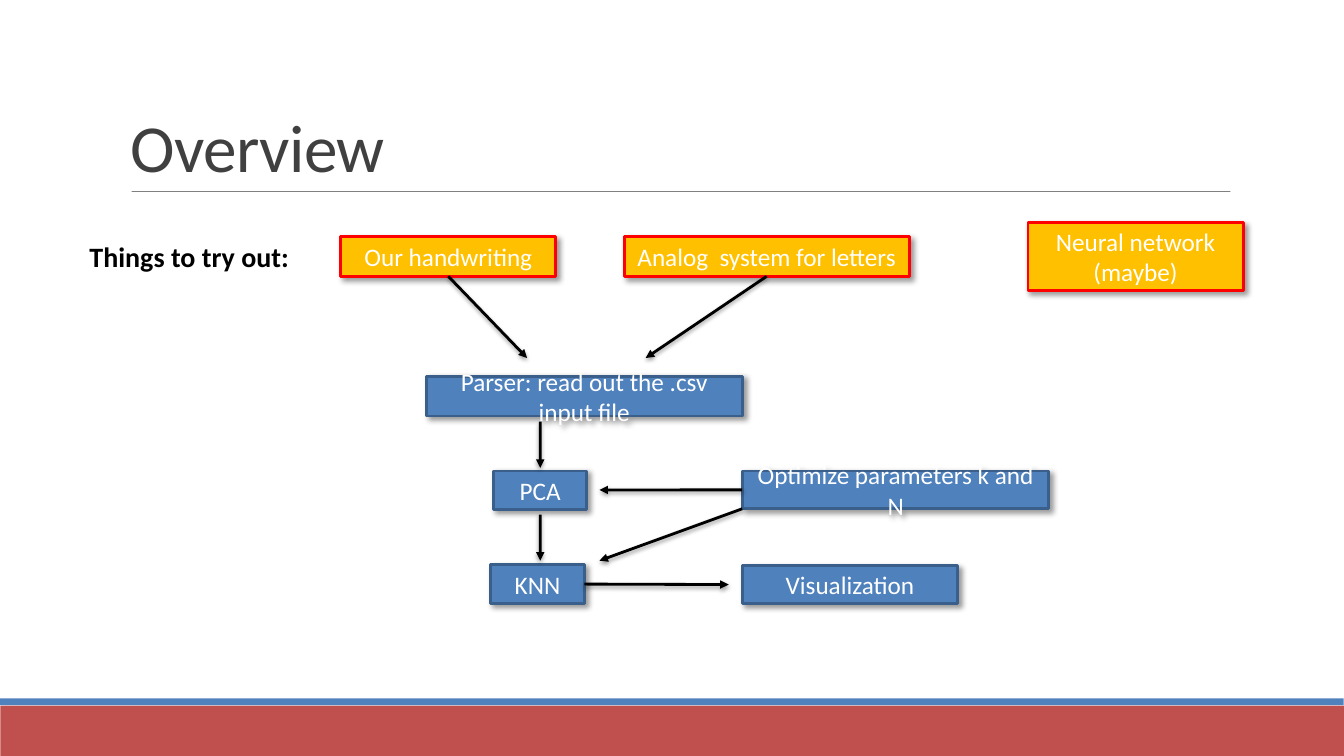
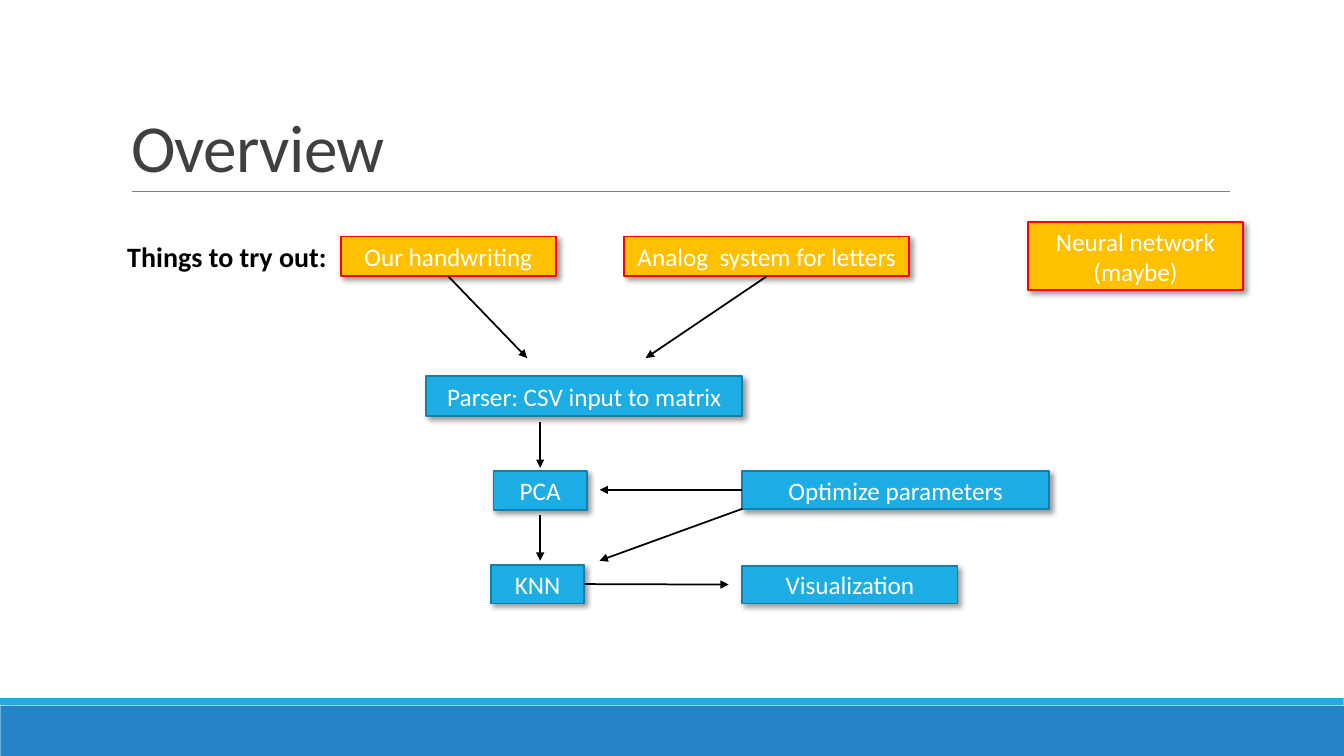
Before and after one commit to datascience-mobi/project-03-group-01, a slide deck: slide 8 of Vortrag1.pptx. Drawn at 1344x756 pixels with LibreOffice and Linux fonts; fonts in the diff are those of the drawing. Boxes give left, top, right and bottom in pixels: in the first picture for what was removed or moved away, otherwise in the second. Text is boxed around its words. In the diff, an @@ line names an element or a change of style, - is before the commit and + after.

Commit message:
Revert "fixed typos and adjusted timeline"
This reverts commit 16a6b5233822e0f164da96f17dd51c4d51d28247.

```diff
--- a/Vortrag1.pptx
+++ b/Vortrag1.pptx
@@ text "Things to try out:": place and size @@
-text "Things to try out:" at <box>89,247,289,272</box>
+text "Things to try out:" at <box>127,247,327,272</box>
@@ rectangle "Our handwriting" at <box>341,237,557,277</box>: outline #FF0000 2 pt to #FF0000 1.25 pt @@
@@ rectangle "Analog system for letters" at <box>624,237,909,277</box>: outline #FF0000 2 pt to #FF0000 1.25 pt @@
@@ freeform shape removed at <box>449,276,527,358</box> @@
@@ arrow added from (449, 276) to (527, 358), #000000 1.25 pt @@
@@ freeform shape removed at <box>646,276,767,358</box> @@
@@ arrow added from (767, 276) to (646, 358), #000000 1.25 pt @@
@@ fill #4F81BD to #1CADE4; outline #3A5F8C 2 pt to #1580A9 1.25 pt in 5 elements at <box>491,565,585,604</box>, <box>494,471,588,510</box>, <box>742,566,958,604</box>, <box>742,471,1049,509</box>, <box>426,376,743,416</box> @@
@@ text in rectangle at <box>447,388,721,410</box>: text changed @@
-Parser: read out the .csv input file
+Parser: CSV input to matrix
@@ freeform shape removed at <box>540,421,540,468</box> @@
@@ arrow added from (540, 421) to (540, 468), #000000 1.25 pt @@
@@ freeform shape removed at <box>600,490,743,490</box> @@
@@ freeform shape removed at <box>600,509,743,561</box> @@
@@ arrow added from (742, 490) to (600, 490), #000000 1.25 pt @@
@@ arrow added from (742, 509) to (600, 561), #000000 1.25 pt @@
@@ text in rectangle at <box>788,482,1003,504</box>: text changed @@
-Optimize parameters k and N
+Optimize parameters
@@ freeform shape removed at <box>540,515,540,562</box> @@
@@ arrow added from (540, 514) to (540, 561), #000000 1.25 pt @@
@@ freeform shape removed at <box>585,584,729,584</box> @@
@@ arrow added from (585, 584) to (729, 585), #000000 1.25 pt @@
@@ rectangle at <box>0,706,1344,756</box>: fill #C0504D to #2683C6 @@
@@ rectangle at <box>0,699,1344,706</box>: fill #4F81BD to #1CADE4 @@
```
Also in this commit, not shown: 8 other slides changed.
